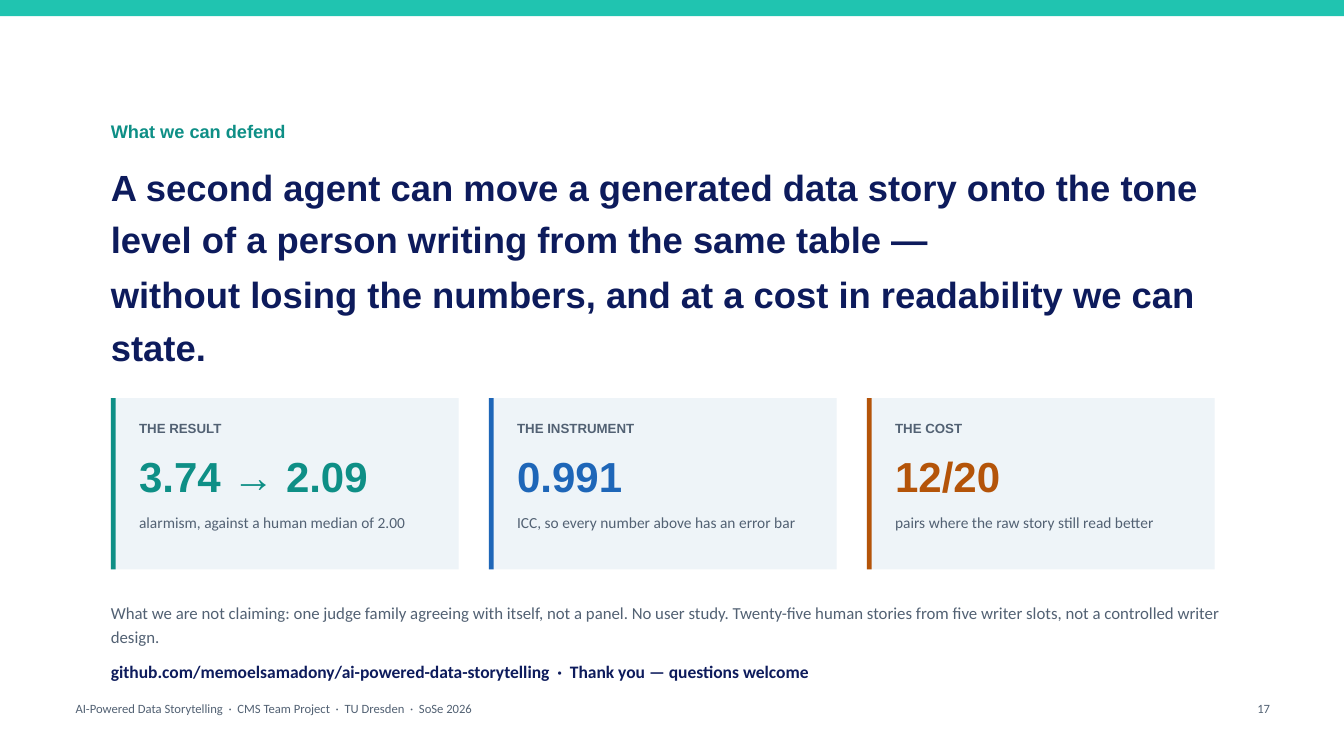
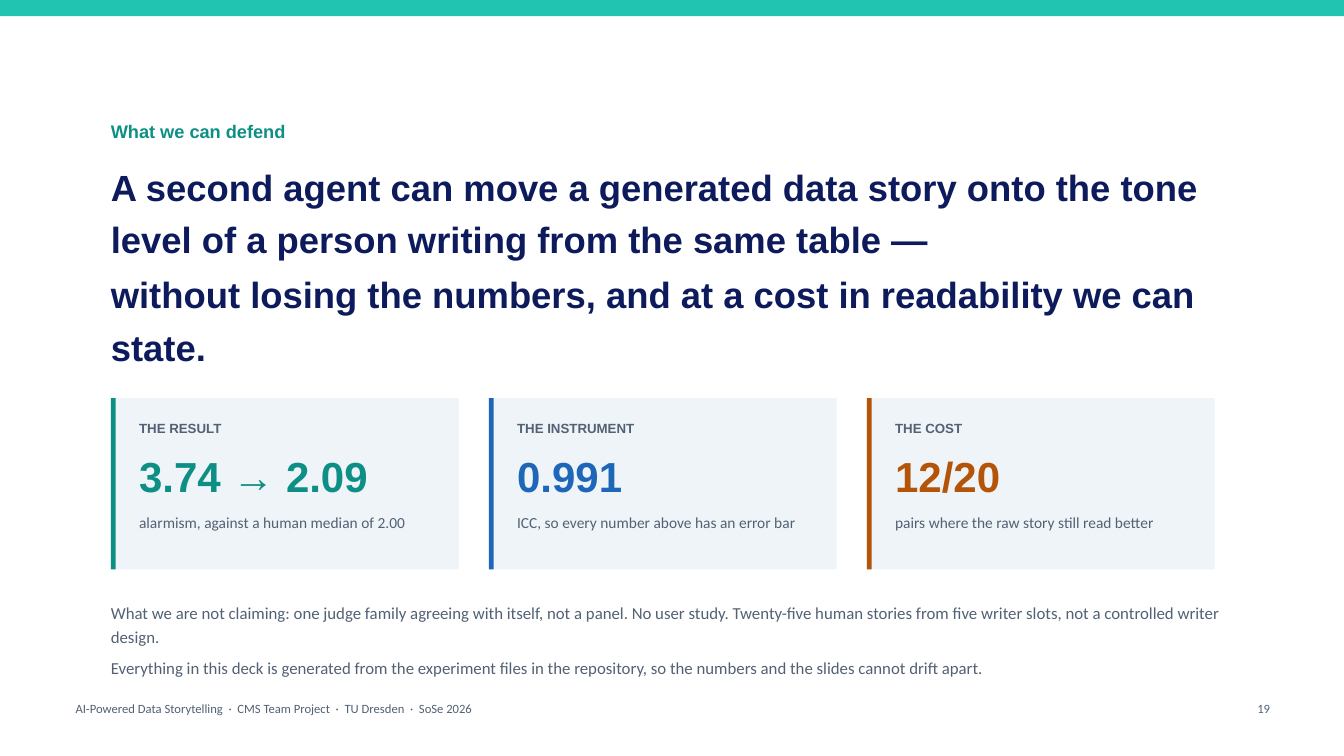
Before and after one commit to memoelsamadony/ai-powered-data-storytelling, a slide deck: slide 19 of presentation/AI-Storytelling-Final-Talk.pptx (slide 17 before the commit). Drawn at 1344x756 pixels with LibreOffice and Linux fonts; fonts in the diff are those of the drawing. Boxes give left, top, right and bottom in pixels: in the first picture for what was removed or moved away, otherwise in the second. Text is boxed around its words. In the diff, an @@ line names an element or a change of style, - is before the commit and + after.

```diff
--- a/presentation/AI-Storytelling-Final-Talk.pptx
+++ b/presentation/AI-Storytelling-Final-Talk.pptx
@@ text at <box>111,662,983,677</box>: text changed; size 12.5 to 12 pt; text colour #0D1B5C to #526173; bold off @@
-github.com/memoelsamadony/ai-powered-data-storytelling · Thank you — questions welcome
+Everything in this deck is generated from the experiment files in the repository, so the numbers and the slides cannot drift apart.
@@ text at <box>1257,705,1270,713</box>: text changed @@
-17
+19
```
Also in this commit, not shown: 7 other slides changed, 3 slides added, 7 other files.
